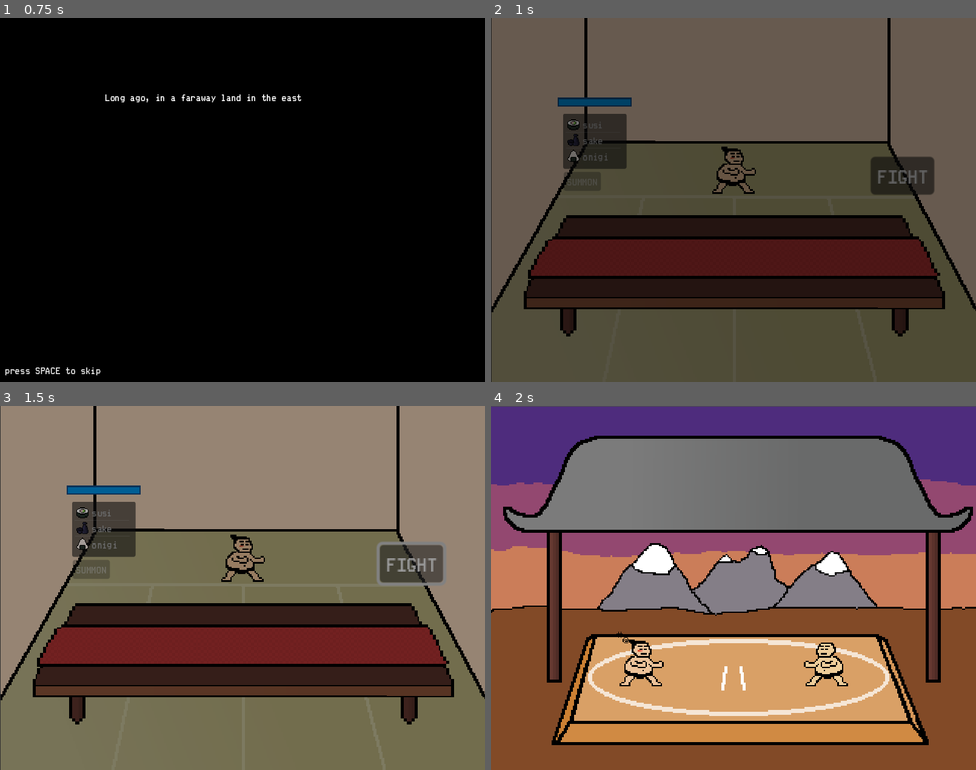
Above: before the commit, frames 1-4 (two rows, left to right).
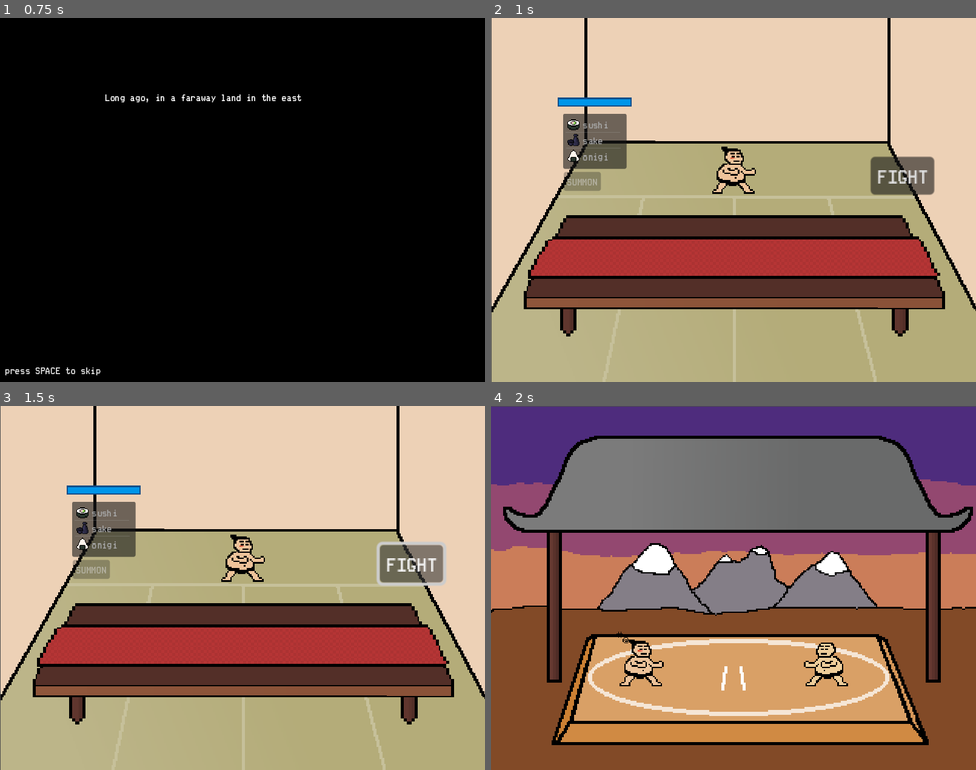
Above: after the commit, the same moments.

Repository: bliny-lynx/sumo-ring
Game: Godot game, scene res://scene/cutscene.tscn
Same seed, same stepped clock (60 frames per second), same inputs: the game is played once before the commit and once after it. Sound files missing from this copy of the repository are replaced by a short silence.
Inputs (mouse positions are in pixels of both pictures, inside the frame that each line leads up to):
- Up to frame 1 (0.75 s): tap Enter at 0.5 s; move the mouse to (349, 181) at 0.52 s; click (349, 181) at 0.67 s
- Up to frame 2 (1 s): tap Space at 0.77 s
- Up to frame 3 (1.5 s): click "FIGHT" at 1.25 s
- Up to frame 4 (2 s): no input

Frame 1 is identical in both runs. In frame 2, 95% of the frame differs, in the area x 0-100%, y 0-100%; in frame 3, 95%; in frame 4, nothing differs.

Commit message:
nihonsiki removal, splash screen

Diff:
--- a/project.godot
+++ b/project.godot
@@ -14,6 +14,7 @@
 config/description="LD55 game."
 run/main_scene="res://scene/cutscene.tscn"
 config/features=PackedStringArray("4.2", "Forward Plus")
+boot_splash/image="res://sprite/sumo_ring_splash.png"
 config/icon="res://sprite/Sake.png"
 
 [autoload]
--- a/scene/lockerroom.tscn
+++ b/scene/lockerroom.tscn
@@ -14,6 +14,7 @@
 script = ExtResource("1_e7bpc")
 
 [node name="SceneTransition" parent="." instance=ExtResource("2_ipswx")]
+visible = false
 anchors_preset = 0
 anchor_left = 0.0
 anchor_top = 0.0
@@ -41,7 +42,7 @@
 allow_search = false
 auto_height = true
 item_count = 3
-item_0/text = "susi"
+item_0/text = "sushi"
 item_0/icon = ExtResource("3_ob1nk")
 item_1/text = "sake"
 item_1/icon = ExtResource("5_yufq3")
Binary file added: sprite/sumo_ring_splash.png
Not shown, added: sprite/sumo_ring_splash.png.import
